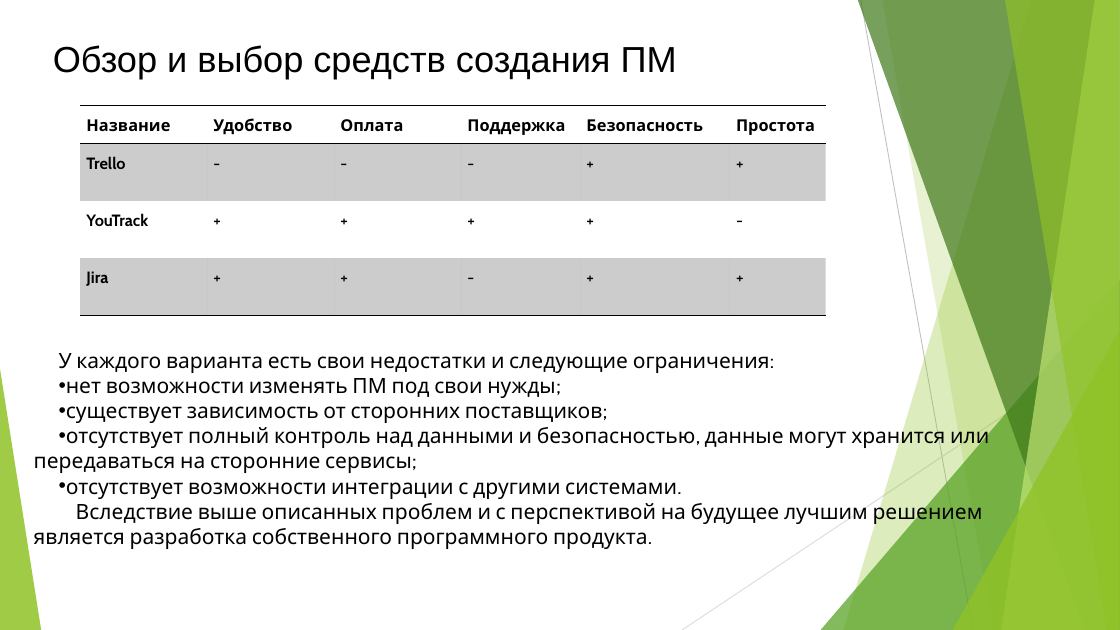
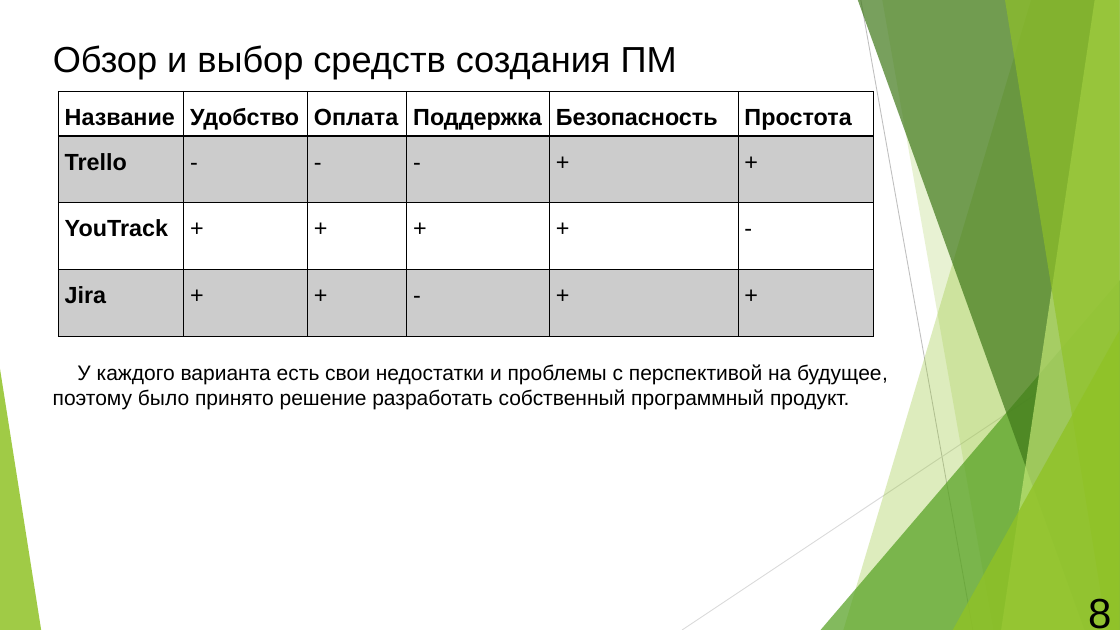
Before and after one commit to semenovMaksWeb/biti, a slide deck: slide 8 of ДИПЛОМ/ДИПЛОМ.2.0/Призентация.pptx. Drawn at 1120x630 pixels with LibreOffice and Linux fonts; fonts in the diff are those of the drawing. Boxes give left, top, right and bottom in pixels: in the first picture for what was removed or moved away, otherwise in the second. Text is boxed around its words. In the diff, an @@ line names an element or a change of style, - is before the commit and + after.

```diff
--- a/ДИПЛОМ/ДИПЛОМ.2.0/Призентация.pptx
+++ b/ДИПЛОМ/ДИПЛОМ.2.0/Призентация.pptx
@@ table at [58, 92, 874, 337] @@
@@ size 14 to 20 pt, font Cabin to Arial @@
@@ borders changed @@
@@ table: place and size @@
-table at [80, 106, 825, 316]
+table at [58, 92, 874, 337]
@@ text at [53, 364, 888, 410]: text changed; font Cabin to Arial @@
-У каждого варианта есть свои недостатки и следующие ограничения:
-  • нет возможности изменять ПМ под свои нужды;
-  • существует зависимость от сторонних поставщиков;
-  • отсутствует полный контроль над данными и безопасностью, данные могут хранится или передаваться на сторонние сервисы;
-  • отсутствует возможности интеграции с другими системами.
-Вследствие выше описанных проблем и с перспективой на будущее лучшим решением является разработка собственного программного продукта.
+У каждого варианта есть свои недостатки и проблемы с перспективой на будущее,
+поэтому было принято решение разработать собственный программный продукт.
@@ page number added at [1088, 598, 1111, 629], 36 pt, text #000000 @@
+8
```
Also in this commit, not shown: 7 other slides changed, 10 slides added, 1 other file.
